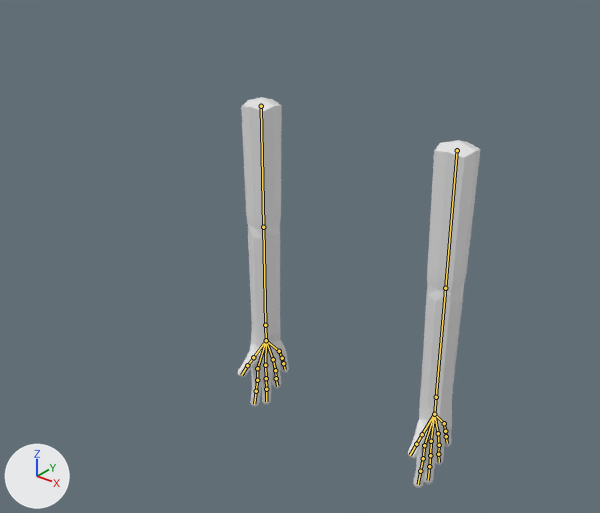
The Blender file GameStudioProject/Assets/Designers/Jackson/Models/arms_edit_firing.blend as it was, and as the next commit left it.
One viewpoint serves both versions: a 50 mm camera at (9.78, -13.95, 5.45) aimed at (-0.11, -1.59, -2.21). Lighting does not change. The marker at lower left points along +X, +Y and +Z. The bones that bend it are drawn over the model as lines.
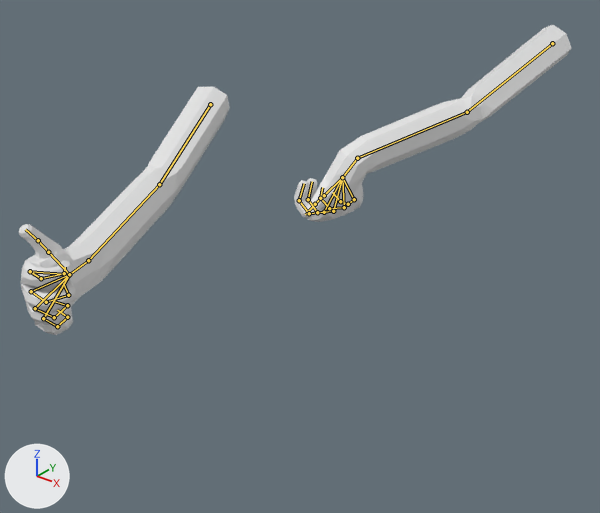
The newer file adds an action. The first version stands in its rest pose; the second is drawn at frame 38 of the action 'RightArmAction'.

Where the change shows, as pixel boxes [x1, y1, x2, y2] in the pictures (600 x 513 px):
'Cube', posed (276% wider, 43% shorter)
    before: [408, 140, 481, 488]
    after: [294, 25, 571, 222]
'Cube.001', posed (308% wider, 20% shorter)
    before: [238, 97, 289, 406]
    after: [19, 87, 230, 335]
bone 'Bone', root to tip
    before: (457, 150) to (445, 288)
    after: (552, 43) to (467, 112)
bone 'Bone.021', root to tip
    before: (445, 288) to (436, 397)
    after: (467, 112) to (357, 158)
bone 'Bone.001', root to tip
    before: (436, 397) to (434, 414)
    after: (357, 158) to (342, 177)
bone 'Bone.009', root to tip
    before: (424, 445) to (423, 458)
    after: (324, 212) to (309, 213)
bone 'Bone.012', root to tip
    before: (431, 441) to (430, 455)
    after: (333, 211) to (317, 212)
bone 'Bone.015', root to tip
    before: (438, 433) to (439, 445)
    after: (344, 207) to (329, 208)
bone 'Bone.018', root to tip
    before: (444, 423) to (445, 431)
    after: (354, 199) to (348, 204)
bone 'Bone', root to tip
    before: (261, 106) to (263, 227)
    after: (210, 104) to (159, 184)
bone 'Bone.021', root to tip
    before: (263, 227) to (265, 325)
    after: (159, 184) to (88, 260)
bone 'Bone.001', root to tip
    before: (265, 325) to (266, 340)
    after: (88, 260) to (69, 274)
bone 'Bone.009', root to tip
    before: (257, 368) to (257, 380)
    after: (30, 271) to (41, 278)
bone 'Bone.012', root to tip
    before: (265, 365) to (266, 378)
    after: (31, 291) to (46, 302)
bone 'Bone.015', root to tip
    before: (273, 359) to (275, 370)
    after: (35, 308) to (54, 317)
bone 'Bone.018', root to tip
    before: (279, 351) to (282, 358)
    after: (43, 318) to (57, 326)

Edits to the bpy script that builds the scene:
```text
Change bone_bone:
    where bone_bone = bpy.data.objects['LeftArm'].pose.bones['Bone']
    bone_bone.location: (0.0, 0.0, 0.0) -> (4.06, -1.41, 0.0)
    bone_bone.rotation_quaternion: (1.0, 0.0, 0.0, 0.0) -> (0.737, -0.153, 0.355, 0.554)  # degrees (0, 0, 0) -> degrees (13, 44, 79)
Change bone_bone_021:
    where bone_bone_021 = bpy.data.objects['LeftArm'].pose.bones['Bone.021']  # child of 'Bone'
    bone_bone_021.rotation_quaternion: (1.0, 0.0, 0.0, 0.0) -> (0.873, 0.068, -0.473, 0.095)  # degrees (0, 0, 0) -> degrees (3, -57, 11)
Change bone_bone_001:
    where bone_bone_001 = bpy.data.objects['LeftArm'].pose.bones['Bone.001']  # child of 'Bone.021'
    bone_bone_001.rotation_quaternion: (1.0, 0.0, 0.0, 0.0) -> (0.95, -0.078, -0.033, -0.3)  # degrees (0, 0, 0) -> degrees (-7, -6, -35)
Change bone_bone_009:
    where bone_bone_009 = bpy.data.objects['LeftArm'].pose.bones['Bone.009']  # child of 'Bone.003'
    bone_bone_009.rotation_quaternion: (1.0, 0.0, 0.0, 0.0) -> (0.873, 0.487, 0.031, 0.032)  # degrees (0, 0, 0) -> degrees (58, 1, 5)
Change bone_bone_012:
    where bone_bone_012 = bpy.data.objects['LeftArm'].pose.bones['Bone.012']  # child of 'Bone.004'
    bone_bone_012.rotation_quaternion: (1.0, 0.0, 0.0, 0.0) -> (0.866, 0.499, 0.008, -0.03)  # degrees (0, 0, 0) -> degrees (60, 3, -3)
Change bone_bone_015:
    where bone_bone_015 = bpy.data.objects['LeftArm'].pose.bones['Bone.015']  # child of 'Bone.005'
    bone_bone_015.rotation_quaternion: (1.0, 0.0, 0.0, 0.0) -> (0.852, 0.523, -0.018, -0.006)  # degrees (0, 0, 0) -> degrees (63, -1, -2)
Change bone_bone_018:
    where bone_bone_018 = bpy.data.objects['LeftArm'].pose.bones['Bone.018']  # child of 'Bone.006'
    bone_bone_018.rotation_quaternion: (1.0, 0.0, 0.0, 0.0) -> (0.935, 0.353, -0.004, -0.013)  # degrees (0, 0, 0) -> degrees (41, 0, -2)
Change bone_bone_:
    where bone_bone_ = bpy.data.objects['RightArm'].pose.bones['Bone']
    bone_bone_.location: (0.0, 0.0, 0.0) -> (-1.62, -0.39, 0.0)
    bone_bone_.rotation_quaternion: (1.0, 0.0, 0.0, 0.0) -> (0.745, 0.057, 0.26, 0.612)  # degrees (0, 0, 0) -> degrees (25, 19, 83)
Change bone_bone_021_:
    where bone_bone_021_ = bpy.data.objects['RightArm'].pose.bones['Bone.021']  # child of 'Bone'
    bone_bone_021_.rotation_quaternion: (1.0, 0.0, 0.0, 0.0) -> (0.988, -0.02, -0.137, 0.074)  # degrees (0, 0, 0) -> degrees (-4, -16, 9)
Change bone_bone_001_:
    where bone_bone_001_ = bpy.data.objects['RightArm'].pose.bones['Bone.001']  # child of 'Bone.021'
    bone_bone_001_.rotation_quaternion: (1.0, 0.0, 0.0, 0.0) -> (0.997, -0.081, 0.005, 0.019)  # degrees (0, 0, 0) -> degrees (-9, 1, 2)
Change bone_bone_009_:
    where bone_bone_009_ = bpy.data.objects['RightArm'].pose.bones['Bone.009']  # child of 'Bone.003'
    bone_bone_009_.rotation_quaternion: (1.0, 0.0, 0.0, 0.0) -> (0.79, 0.613, 0.007, 0.0)  # degrees (0, 0, 0) -> degrees (76, 1, 0)
Change bone_bone_012_:
    where bone_bone_012_ = bpy.data.objects['RightArm'].pose.bones['Bone.012']  # child of 'Bone.004'
    bone_bone_012_.rotation_quaternion: (1.0, 0.0, 0.0, 0.0) -> (0.769, 0.639, 0.008, 0.0)  # degrees (0, 0, 0) -> degrees (79, 1, 1)
Change bone_bone_015_:
    where bone_bone_015_ = bpy.data.objects['RightArm'].pose.bones['Bone.015']  # child of 'Bone.005'
    bone_bone_015_.rotation_quaternion: (1.0, 0.0, 0.0, 0.0) -> (0.701, 0.713, 0.0, 0.0)  # degrees (0, 0, 0) -> degrees (91, 0, 0)
Change bone_bone_018_:
    where bone_bone_018_ = bpy.data.objects['RightArm'].pose.bones['Bone.018']  # child of 'Bone.006'
    bone_bone_018_.rotation_quaternion: (1.0, 0.0, 0.0, 0.0) -> (0.721, 0.692, -0.006, 0.0)  # degrees (0, 0, 0) -> degrees (88, -1, -1)
```
